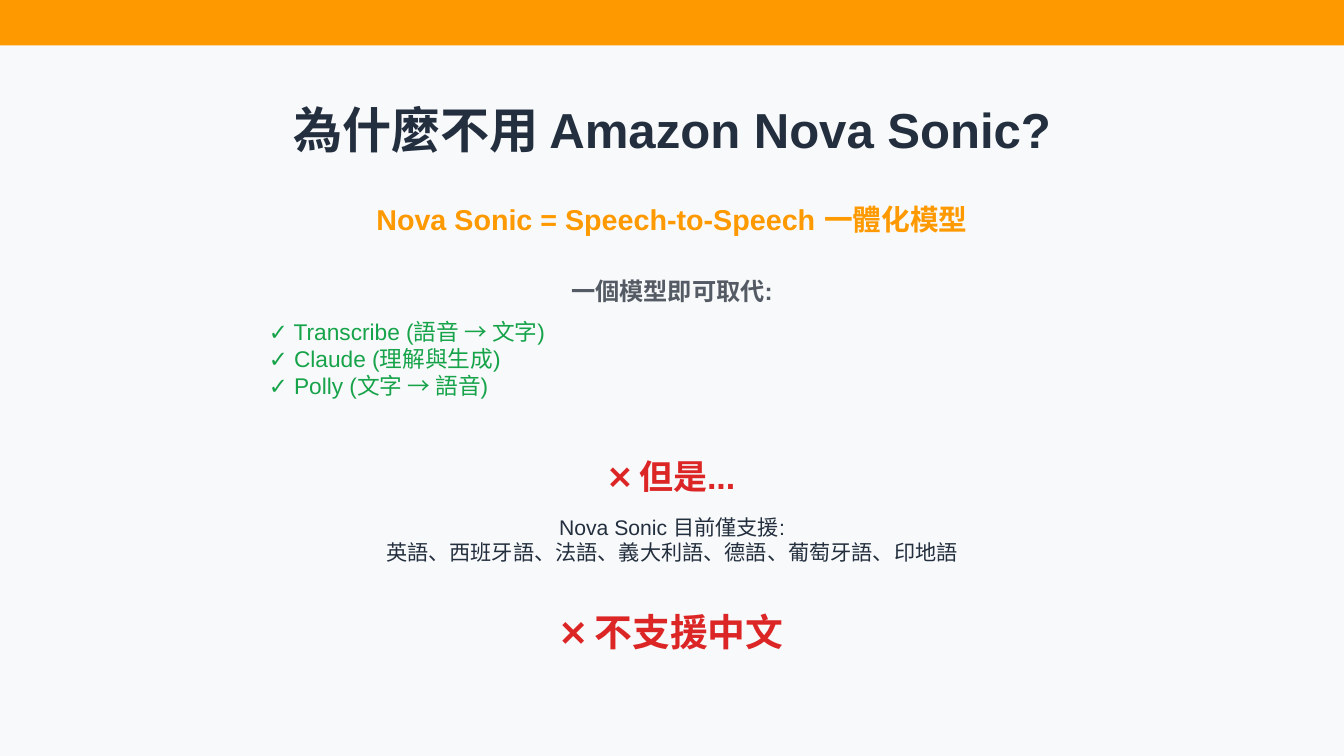
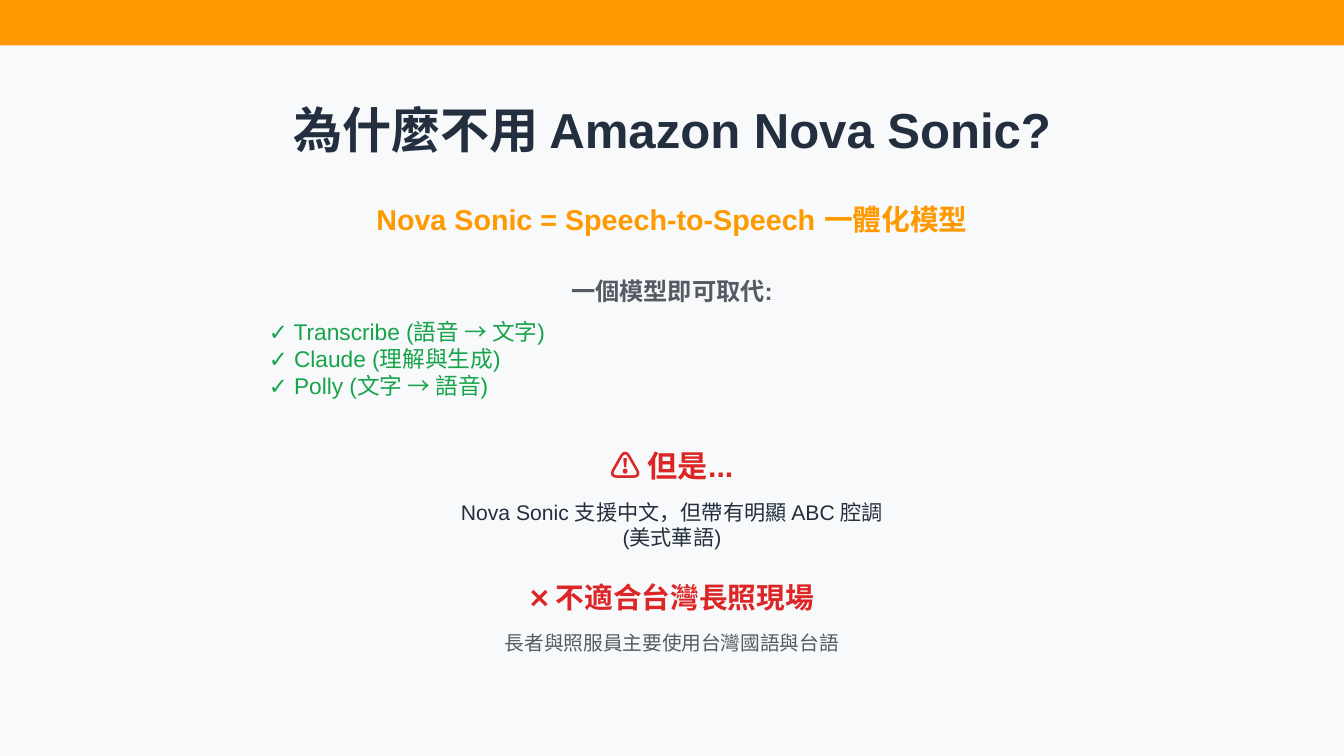
Before and after one commit to linjinhsien/Profit-Prophet, a slide deck: slide 6 of docs/architecture-verification/Profit-Prophet-完整驗證.pptx. Drawn at 1344x756 pixels with LibreOffice and Linux fonts; fonts in the diff are those of the drawing. Boxes give left, top, right and bottom in pixels: in the first picture for what was removed or moved away, otherwise in the second. Text is boxed around its words. In the diff, an @@ line names an element or a change of style, - is before the commit and + after.

```diff
--- a/docs/architecture-verification/Profit-Prophet-完整驗證.pptx
+++ b/docs/architecture-verification/Profit-Prophet-完整驗證.pptx
@@ text at [648, 451, 734, 480]: text changed; size 24.3 to 21.6 pt @@
-❌ 但是...
+⚠️ 但是...
@@ text at [461, 502, 883, 550]: text changed @@
-Nova Sonic 目前僅支援:
-英語、西班牙語、法語、義大利語、德語、葡萄牙語、印地語
+Nova Sonic 支援中文，但帶有明顯 ABC 腔調
+(美式華語)
@@ text at [556, 583, 814, 611]: text changed; size 27 to 20.5 pt @@
-❌ 不支援中文
+❌ 不適合台灣長照現場
@@ text added at [505, 633, 839, 652], 14 pt, text #545B64 @@
+長者與照服員主要使用台灣國語與台語
```
Also in this commit, not shown: 2 other files.
